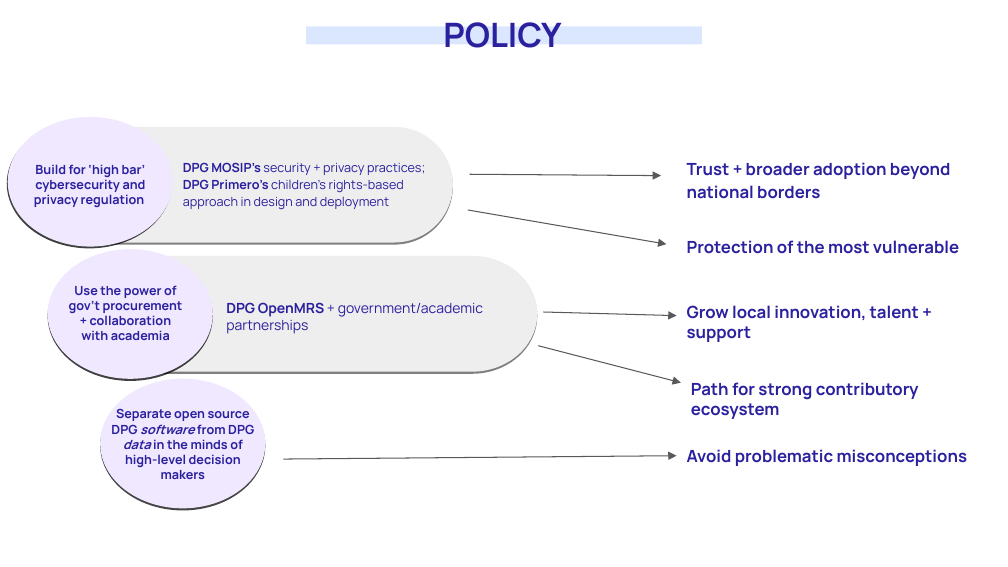
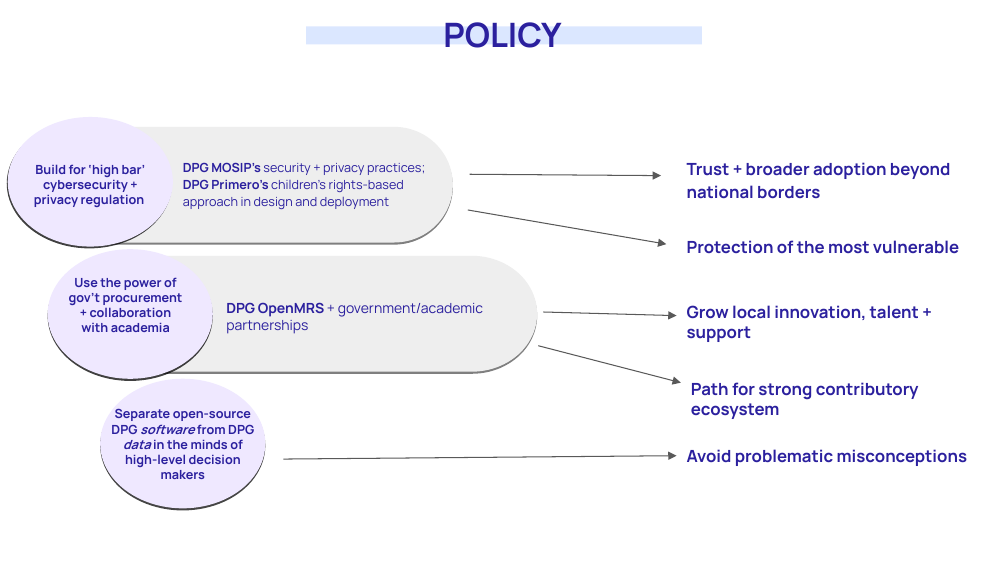
Before and after one commit to unicef/publicgoods-toolkit, a slide deck: slide 7 of dpg-toolkit-overview.odp. Drawn at 1008x567 pixels with LibreOffice and Linux fonts; fonts in the diff are those of the drawing. Boxes give left, top, right and bottom in pixels: in the first picture for what was removed or moved away, otherwise in the second. Text is boxed around its words. In the diff, an @@ line names an element or a change of style, - is before the commit and + after.

```diff
--- a/dpg-toolkit-overview.odp
+++ b/dpg-toolkit-overview.odp
@@ text at box(34, 164, 146, 207): text changed @@
-Build for ‘high bar’ cybersecurity and privacy regulation
+Build for ‘high bar’ cybersecurity + privacy regulation
@@ text "Use the power of gov’t ...": place and size @@
-text "Use the power of gov’t ..." at box(69, 285, 183, 340)
+text "Use the power of gov’t ..." at box(69, 277, 183, 332)
@@ text at box(111, 408, 254, 479): text changed @@
-Separate open source DPG software from DPG data in the minds of high-level decision makers
+Separate open-source DPG software from DPG data in the minds of high-level decision makers
```
Also in this commit, not shown: 8 other slides changed, 1 other file.
